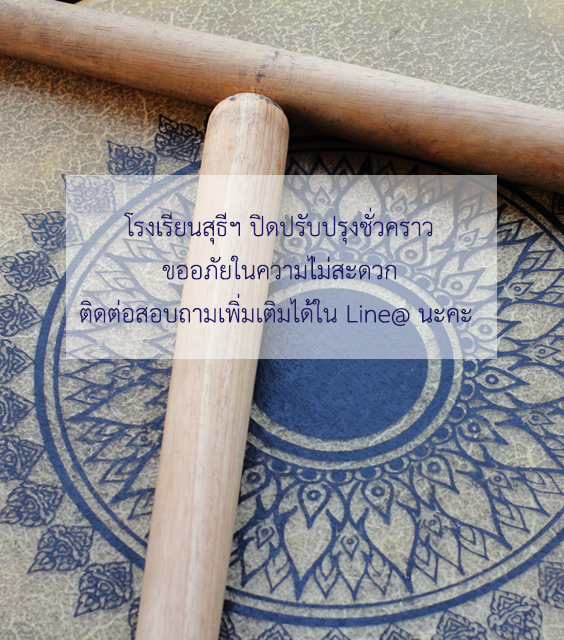
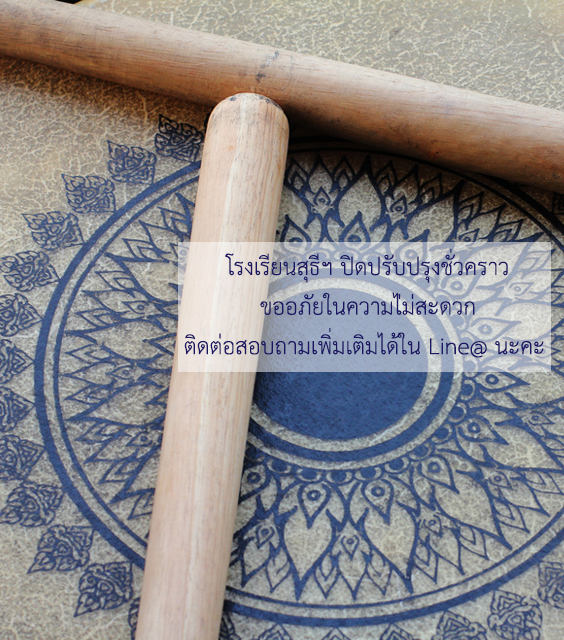
Revision of a layered 564 x 640 image; what changed, layer by layer:
added layer "โรงเรียนสุธีฯ ปิดปรับปรุงชั่วคราว ขออภัยในความไ่ม่สะดวก ติดต่อส" above "Layer 1" over [left=184, top=248, right=544, bottom=358]
renamed "โรงเรียนสุธีฯ ปิดปรับปรุงชั่วคราว ขออภัยในความไ่ม่สะดวก ติดต่อส" to "Layer 1", painted on it over [left=80, top=207, right=551, bottom=372]
painted on "Background" over [left=66, top=175, right=497, bottom=359]
